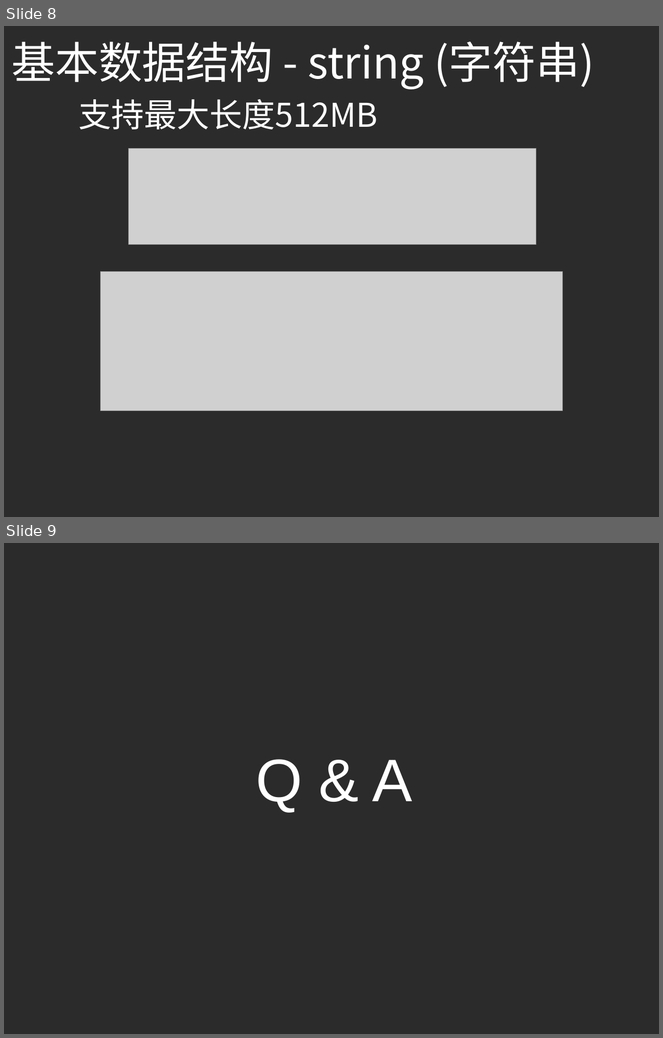
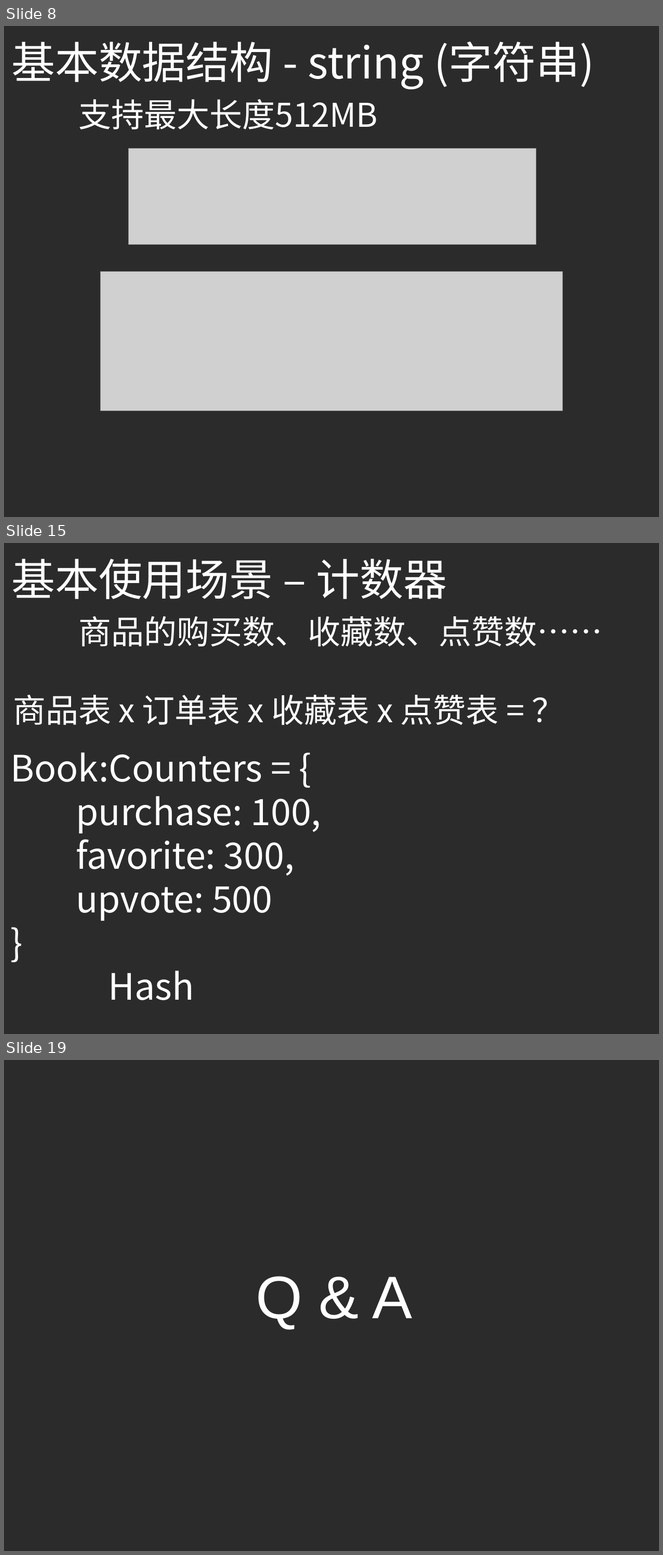
Before and after one commit to yellowb/redis-application-sharing, a slide deck: doc/SD_EP01_Redis_Adv_Application.pptx. Shown one above the other, each under a label of ours: slides 8 and 9 before the commit, slides 8, 15 and 19 after it; the slides between them are not shown. The pictures are 663x1038 and 663x1555 pixels, drawn with LibreOffice and Linux fonts; fonts in the diff are those of the drawing; grey boxes stand for pictures; background and template pictures are left out; a plain dark background stands for a picture behind light text. Boxes give left, top, right and bottom in pixels: in the first picture for what was removed or moved away, otherwise in the second. Text is boxed around its words. In the diff, an @@ line names an element or a change of style, - is before the commit and + after.

```diff
--- a/doc/SD_EP01_Redis_Adv_Application.pptx
+++ b/doc/SD_EP01_Redis_Adv_Application.pptx
@@ slide 15 added at [4,543,659,1034], background picture (left out) @@
@@ text added at [11,559,448,599], 48 pt, text #FFFFFF @@
+基本使用场景 – 计数器
@@ text added at [13,616,603,725], 36 pt, text #FFFFFF @@
+商品的购买数、收藏数、点赞数……
+商品表 x 订单表 x 收藏表 x 点赞表 = ？
@@ text added at [10,753,322,1001], 40 pt, text #FFFFFF @@
+Book:Counters = {
+purchase: 100,
+favorite: 300,
+upvote: 500
+}
+Hash
@@ what was slide 9 is now slide 19 @@
```
Also in this commit, not shown: 9 other slides added.
